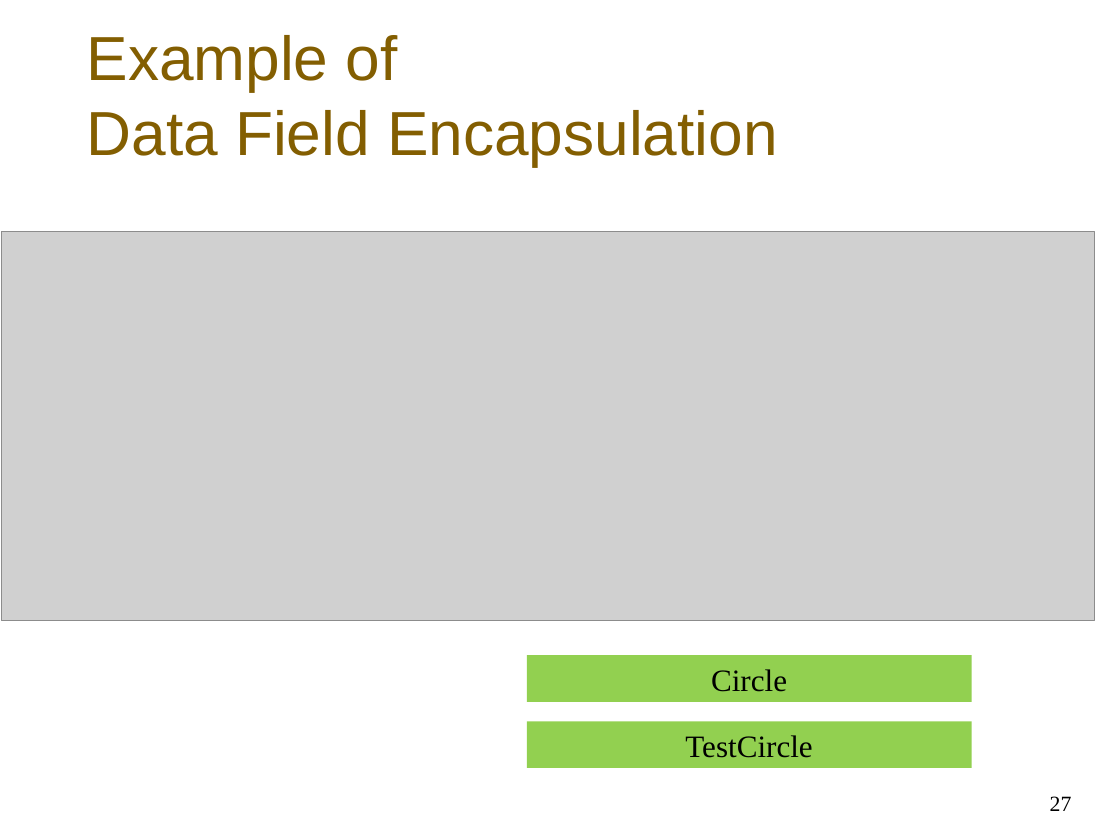
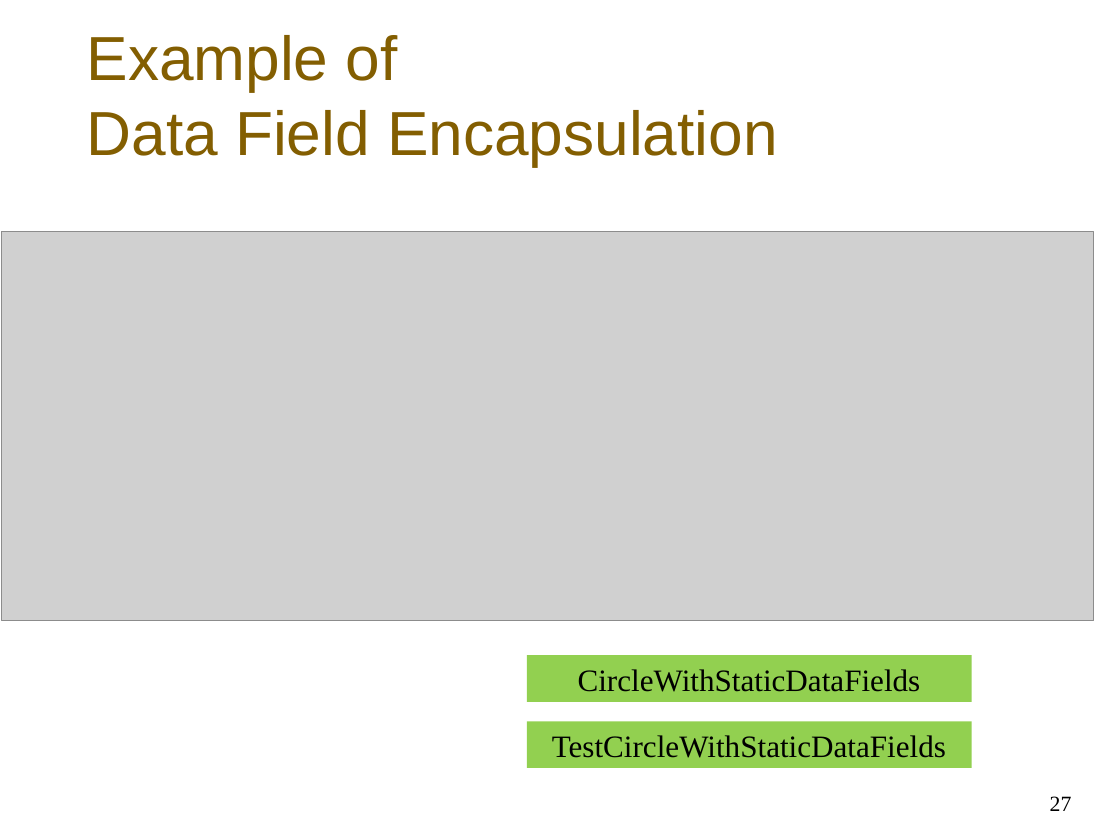
Before and after one commit to bzartoshty/bzartoshty.github.io, a slide deck: slide 27 of COMP110/Lectures/Chapter9/Chapter9.pptx. Drawn at 1120x840 pixels with LibreOffice and Linux fonts; fonts in the diff are those of the drawing; grey boxes stand for pictures. Boxes give left, top, right and bottom in pixels: in the first picture for what was removed or moved away, otherwise in the second. Text is boxed around its words. In the diff, an @@ line names an element or a change of style, - is before the commit and + after.

```diff
--- a/COMP110/Lectures/Chapter9/Chapter9.pptx
+++ b/COMP110/Lectures/Chapter9/Chapter9.pptx
@@ text in rectangle at [578,669,921,692]: text changed @@
-Circle
+CircleWithStaticDataFields
@@ text in rectangle at [552,735,946,758]: text changed @@
-TestCircle
+TestCircleWithStaticDataFields
```
Also in this commit, not shown: 1 other slide changed, 2 other files.
